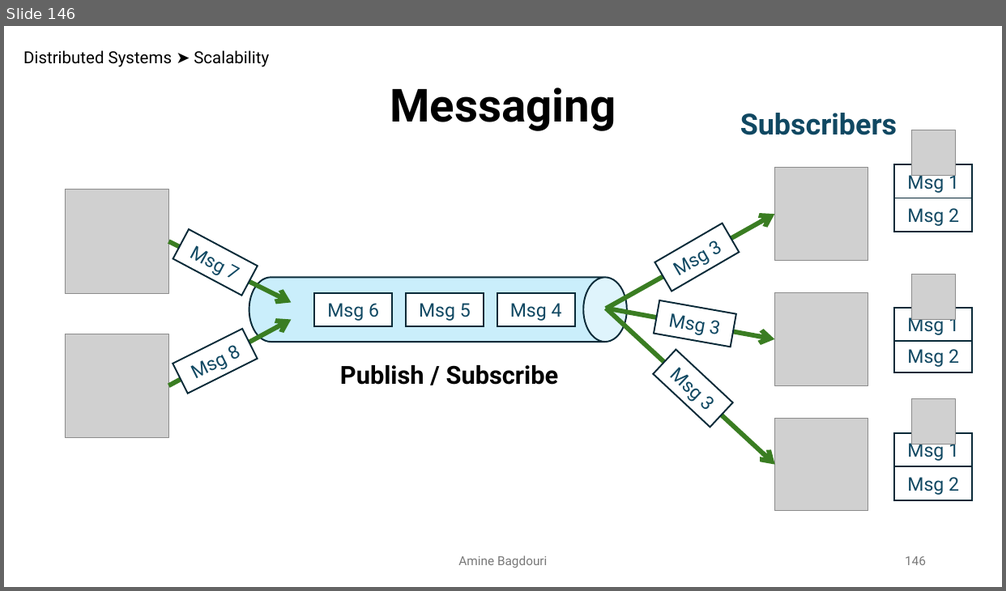
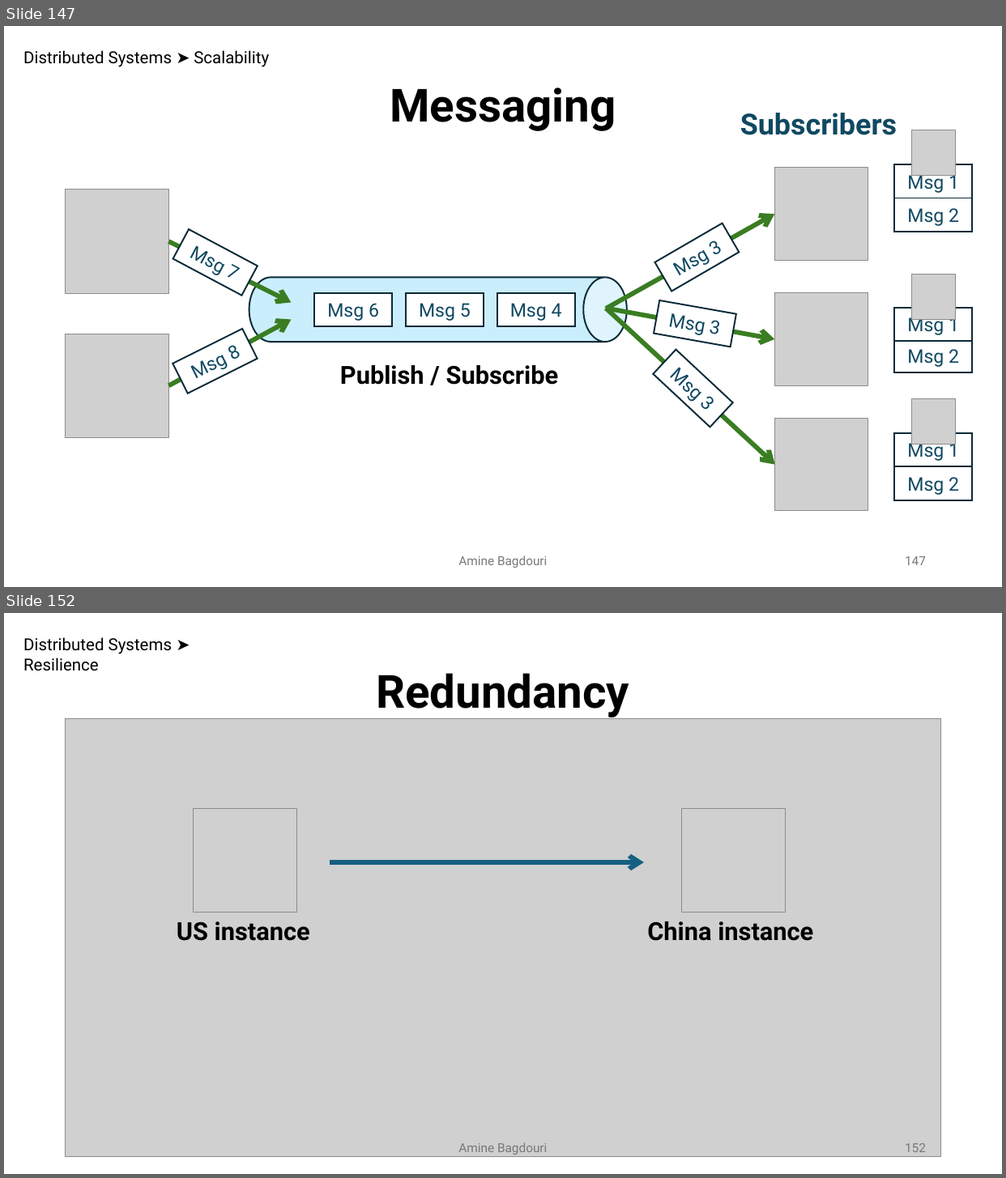
Before and after one commit to aminebag/distributed_systems, a slide deck: distributed_architectures.pptx. Shown one above the other, each under a label of ours: slide 146 before the commit, slides 147 and 152 after it; the slides between them are not shown. The pictures are 1006x591 and 1006x1178 pixels, drawn with LibreOffice and Linux fonts; fonts in the diff are those of the drawing; grey boxes stand for pictures. Boxes give left, top, right and bottom in pixels: in the first picture for what was removed or moved away, otherwise in the second. Text is boxed around its words. In the diff, an @@ line names an element or a change of style, - is before the commit and + after.

```diff
--- a/distributed_architectures.pptx
+++ b/distributed_architectures.pptx
@@ slide 152 added at [4, 613, 1002, 1174], background #FFFFFF @@
@@ text added at [23, 637, 172, 671], 16 pt, text #000000 @@
+Distributed Systems ➤ Resilience
@@ text added at [376, 673, 629, 717], 44 pt, text #000000, bold @@
+Redundancy
@@ picture added at [65, 718, 941, 1157] @@
@@ picture added at [194, 808, 297, 913] @@
@@ picture added at [681, 808, 786, 913] @@
@@ arrow added from (330, 862) to (644, 862), #156082 4.5 pt @@
@@ text added at [177, 922, 310, 941], 24 pt, text #000000, bold @@
+US instance
@@ text added at [647, 922, 813, 941], 24 pt, text #000000, bold @@
+China instance
@@ text added at [458, 1143, 547, 1155], 12 pt, text #797979 @@
+Amine Bagdouri
@@ page number added at [905, 1144, 926, 1152], 12 pt, text #797979 @@
+152
@@ what was slide 146 is now slide 147 @@
@@ page number at [905, 557, 926, 565]: text changed @@
-146
+147
```
Also in this commit, not shown: 1 slide changed, 11 other slides added, 1 other file.
